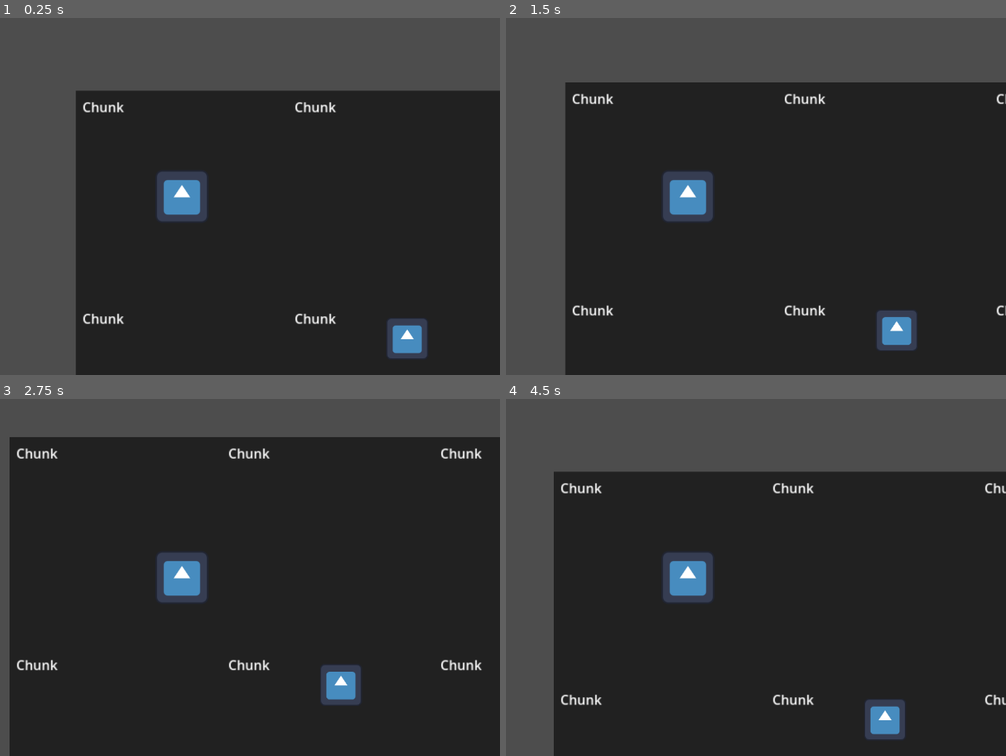
Above: before the commit, frames 1-4 (two rows, left to right).
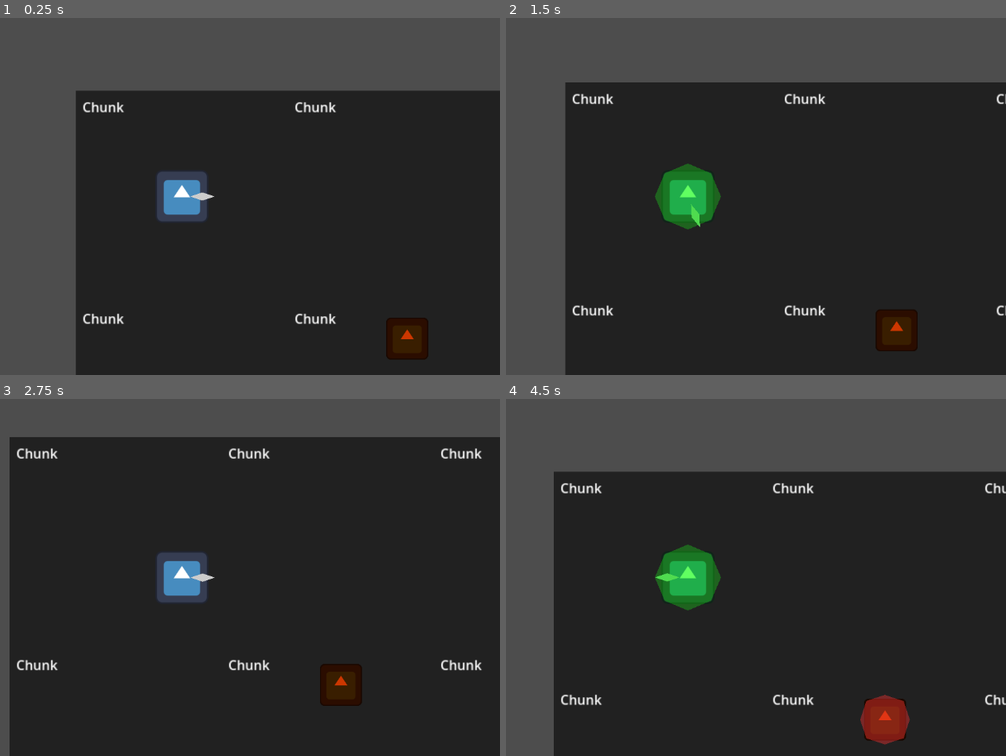
Above: after the commit, the same moments.

Repository: wanyeer703631302-cmyk/Worldchunk
Game: Godot game, scene res://scenes/Main.tscn
The game is run twice, just before and just after one commit, with the same random seed, the same clock (stepped at 60 frames per second) and the same inputs. The engine's default icon, where the game draws it, is replaced by a stand-in: a white triangle on a blue panel in a dark square.
Inputs:
- Up to frame 1 (0.25 s): no input
- Up to frame 2 (1.5 s): tap Enter (ui_accept) at 0.5, 0.77, 0.8, 1.07, 1.35 s; hold Right (ui_right) 0.53-1.28 s; tap Space (ui_select) at 0.6 s; hold Down (ui_down) from 1.28 s (still down)
- Up to frame 3 (2.75 s): tap Enter (ui_accept) at 1.52, 1.82, 2.3 s; tap Space (ui_select) at 1.55, 2.1 s; release Down (ui_down) at 2.03 s; hold Right (ui_right) from 2.03 s (still down)
- Up to frame 4 (4.5 s): release Right (ui_right) at 2.78 s; hold Up (ui_up) 2.78-3.53 s; tap Space (ui_select) at 2.85, 4.35 s; tap Enter (ui_accept) at 3.02, 3.32, 3.6, 3.77, 4.07 s; hold Left (ui_left) from 3.53 s (still down)

The runs differ from the first frame. In frame 1, 1.0% of the frame differs, in the area x 38-86%, y 48-96%; in frame 2, 2.7%; in frame 3, 1.0%; in frame 4, 2.8%, in the area x 29-81%, y 40-97%.

Commit message:
feat: 为敌人和玩家添加战斗视觉反馈与障碍物生成
- 为敌人添加蓄力指示器（ChargeIndicator），在攻击前显示预警效果
- 为玩家添加武器枢轴（WeaponPivot）和格挡护盾（ParryShield）视觉节点
- 改进敌人攻击序列：增加蓄力动画后发射弹丸
- 增强玩家攻击：武器突刺动画、动态命中框和属性视觉反馈
- 在世界生成器中添加随机障碍物（静态碰撞体）以丰富场景
- 新增技能文档说明可运行的最小可玩版本构建规则

Diff:
--- a/scenes/Enemy.tscn
+++ b/scenes/Enemy.tscn
@@ -13,5 +13,10 @@
 scale = Vector2(0.4, 0.4)
 texture = ExtResource("2_tex")
 
+[node name="ChargeIndicator" type="Polygon2D" parent="."]
+visible = false
+color = Color(1, 0.2, 0.2, 0.4)
+polygon = PackedVector2Array(0, -20, 15, -15, 20, 0, 15, 15, 0, 20, -15, 15, -20, 0, -15, -15)
+
 [node name="CollisionShape2D" type="CollisionShape2D" parent="."]
 shape = SubResource("shape")
--- a/scenes/Player.tscn
+++ b/scenes/Player.tscn
@@ -13,6 +13,19 @@
 scale = Vector2(0.5, 0.5)
 texture = ExtResource("2_icon")
 
+[node name="WeaponPivot" type="Node2D" parent="."]
+
+[node name="WeaponVisual" type="Polygon2D" parent="WeaponPivot"]
+position = Vector2(25, 0)
+rotation = 1.5708
+color = Color(0.8, 0.8, 0.8, 1)
+polygon = PackedVector2Array(0, -15, 5, 0, 0, 15, -5, 0)
+
+[node name="ParryShield" type="Polygon2D" parent="."]
+visible = false
+color = Color(0.2, 1, 0.2, 0.3)
+polygon = PackedVector2Array(0, -40, 28, -28, 40, 0, 28, 28, 0, 40, -28, 28, -40, 0, -28, -28)
+
 [node name="CollisionShape2D" type="CollisionShape2D" parent="."]
 shape = SubResource("CircleShape2D_1")
 
--- a/scripts/Player.gd
+++ b/scripts/Player.gd
@@ -40,9 +40,13 @@
 	parry_timer.timeout.connect(_on_parry_end)
 	add_child(parry_timer)
 
+@onready var weapon_pivot = $WeaponPivot
+@onready var weapon_visual = $WeaponPivot/WeaponVisual
+@onready var parry_shield = $ParryShield
+
 func _physics_process(delta):
+	# 状态锁定
 	if current_state == State.ATTACK or current_state == State.PARRY:
-		# 攻击或格挡硬直中不能移动
 		velocity = Vector2.ZERO
 		move_and_slide()
 		return
@@ -56,37 +60,71 @@
 		current_state = State.MOVE
 		input = input.normalized()
 		velocity = input * speed
+
+		# 武器跟随移动方向旋转
+		weapon_pivot.rotation = lerp_angle(weapon_pivot.rotation, input.angle(), 15 * delta)
 	else:
 		current_state = State.IDLE
 		velocity = Vector2.ZERO
 
 	move_and_slide()
-
-	# 处理输入
 	_handle_combat_input()
 
 func _handle_combat_input():
-	if Input.is_action_just_pressed("ui_accept"): # 假设 Space 为格挡
+	if Input.is_action_just_pressed("ui_accept"): # Space: Parry
 		start_parry()
-	elif Input.is_action_just_pressed("ui_select"): # 假设 Enter/Z 为攻击
+	elif Input.is_action_just_pressed("ui_select"): # Enter/Z: Attack
 		start_attack()
 
 func start_parry():
 	if current_state == State.PARRY: return
 	current_state = State.PARRY
-	print("Combat: Starting Parry Attempt!")
+	parry_shield.visible = true # 视觉反馈
+	modulate = Color(0.5, 1.0, 0.5)
+	print("Combat: Parry Window OPEN (0.2s)")
 	parry_timer.start(parry_window)
-	# TODO: 播放格挡动画
 
 func _on_parry_end():
 	if current_state == State.PARRY:
 		current_state = State.IDLE
-		print("Combat: Parry Window Closed (Missed)")
+		parry_shield.visible = false
+		modulate = Color.WHITE
+		print("Combat: Parry Failed (Missed)")
 
 func start_attack():
 	if current_state == State.ATTACK: return
 	current_state = State.ATTACK
-	_spawn_melee_hitbox()
+	var attr_name = GameConstants.Attribute.keys()[weapon_attribute]
+	print("Combat: Attack! Attribute: ", attr_name)
+
+	# 攻击动作：武器向前突刺
+	var original_pos = weapon_visual.position
+	var tween = create_tween()
+	tween.tween_property(weapon_visual, "position", Vector2(40, 0), 0.1)
+	tween.tween_property(weapon_visual, "position", original_pos, 0.2)
+
+	# 生成攻击判定
+	var hitbox = Area2D.new()
+	var shape = CollisionShape2D.new()
+	var rect = RectangleShape2D.new()
+	rect.size = Vector2(40, 40)
+	shape.shape = rect
+	hitbox.add_child(shape)
+
+	# 将 hitbox 添加到 WeaponPivot 下，随方向旋转
+	weapon_pivot.add_child(hitbox)
+	hitbox.position = Vector2(40, 0)
+
+	# 检查碰撞
+	await get_tree().physics_frame
+	await get_tree().physics_frame # 等待物理帧更新
+
+	for body in hitbox.get_overlapping_bodies():
+		if body.has_method("receive_melee_hit") and body != self:
+			body.receive_melee_hit(10, weapon_attribute)
+
+	hitbox.queue_free()
+
 	await get_tree().create_timer(0.3).timeout
 	current_state = State.IDLE
 
@@ -97,7 +135,9 @@
 		print("Combat: >>> PERFECT PARRY! <<< Absorbed: ", GameConstants.Attribute.keys()[incoming_attr])
 		_apply_weapon_attribute(incoming_attr)
 		current_state = State.IDLE
+		parry_shield.visible = false
 		parry_timer.stop()
+		modulate = Color.WHITE # 恢复颜色
 		return
 
 	# 判定失败
@@ -116,13 +156,18 @@
 	weapon_attribute = new_attr
 	attribute_buff_timer.start(BUFF_DURATION)
 
-	# 视觉反馈：武器充能颜色
-	modulate = GameConstants.ATTRIBUTE_COLORS.get(new_attr, Color.WHITE)
+	# 视觉反馈：武器变色
+	var color = GameConstants.ATTRIBUTE_COLORS.get(new_attr, Color.WHITE)
+	weapon_visual.color = color
+	parry_shield.color = color.lightened(0.5)
+	parry_shield.color.a = 0.5
+
 	print("Combat: Weapon Empowered with ", GameConstants.Attribute.keys()[new_attr])
 
 func _on_buff_timeout():
 	weapon_attribute = GameConstants.Attribute.NONE
-	modulate = Color.WHITE
+	weapon_visual.color = Color(0.8, 0.8, 0.8, 1) # 恢复默认白/灰
+	parry_shield.color = Color(0.2, 1, 0.2, 0.3) # 恢复默认绿盾
 	print("Combat: Weapon Buff Faded")
 
 func die():
--- a/scripts/enemy/Enemy.gd
+++ b/scripts/enemy/Enemy.gd
@@ -9,15 +9,35 @@
 @export var vulnerable_to := [GameConstants.Attribute.ICE]
 
 @onready var player: Node2D = get_tree().get_root().find_child("Player", true, false)
+@onready var charge_indicator = $ChargeIndicator
+@onready var sprite = $Sprite2D
 
 func _ready():
 	var timer := Timer.new()
 	timer.wait_time = attack_interval
 	timer.autostart = true
-	timer.timeout.connect(_attack)
+	timer.timeout.connect(_start_attack_sequence) # Changed to sequence
 	add_child(timer)
 
-func _attack():
+	# Set color based on attribute
+	sprite.modulate = GameConstants.ATTRIBUTE_COLORS.get(attack_attribute, Color.WHITE).darkened(0.2)
+
+func _start_attack_sequence():
+	if not is_instance_valid(player): return
+
+	# Telegraphing (蓄力预警)
+	charge_indicator.visible = true
+	var tween = create_tween()
+	tween.tween_property(charge_indicator, "scale", Vector2(1.5, 1.5), 0.5)
+	tween.tween_property(charge_indicator, "scale", Vector2(0.1, 0.1), 0.2)
+
+	await tween.finished
+	charge_indicator.visible = false
+	charge_indicator.scale = Vector2(1, 1)
+
+	_fire_projectile()
+
+func _fire_projectile():
 	if not is_instance_valid(player):
 		return
 
--- a/scripts/world/WorldGenerator.gd
+++ b/scripts/world/WorldGenerator.gd
@@ -50,4 +50,35 @@
 
 					rect.color = base_color.lightened(rng.randf() * 0.2)
 
+					# Add random obstacles (Scaffold)
+					_spawn_scaffold_obstacles(chunk, b.get("name"))
+
 			container.add_child(chunk)
+
+func _spawn_scaffold_obstacles(chunk: Node2D, biome_name: String):
+	# Add simple walls or rocks
+	var count = rng.randi_range(3, 8)
+	for i in range(count):
+		var obstacle = StaticBody2D.new()
+
+		# Visual
+		var color_rect = ColorRect.new()
+		color_rect.size = Vector2(32, 32)
+		color_rect.color = Color(0.3, 0.3, 0.3) # Stone gray
+		color_rect.position = Vector2(-16, -16) # Center pivot
+		obstacle.add_child(color_rect)
+
+		# Collider
+		var shape = CollisionShape2D.new()
+		var rect_shape = RectangleShape2D.new()
+		rect_shape.size = Vector2(32, 32)
+		shape.shape = rect_shape
+		obstacle.add_child(shape)
+
+		# Random Position in Chunk (avoid edges)
+		obstacle.position = Vector2(
+			rng.randf_range(32, 224),
+			rng.randf_range(32, 224)
+		)
+
+		chunk.add_child(obstacle)
Not shown, added: .trae/skills/playable-scaffold/SKILL.md
